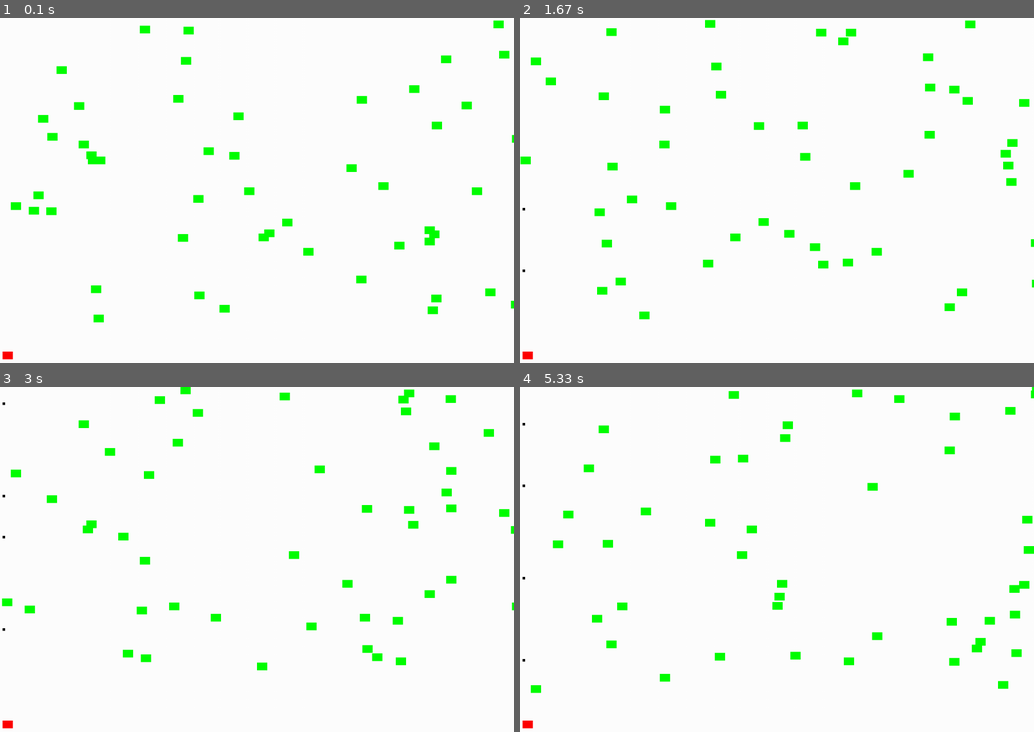
Above: before the commit, frames 1-4 (two rows, left to right).
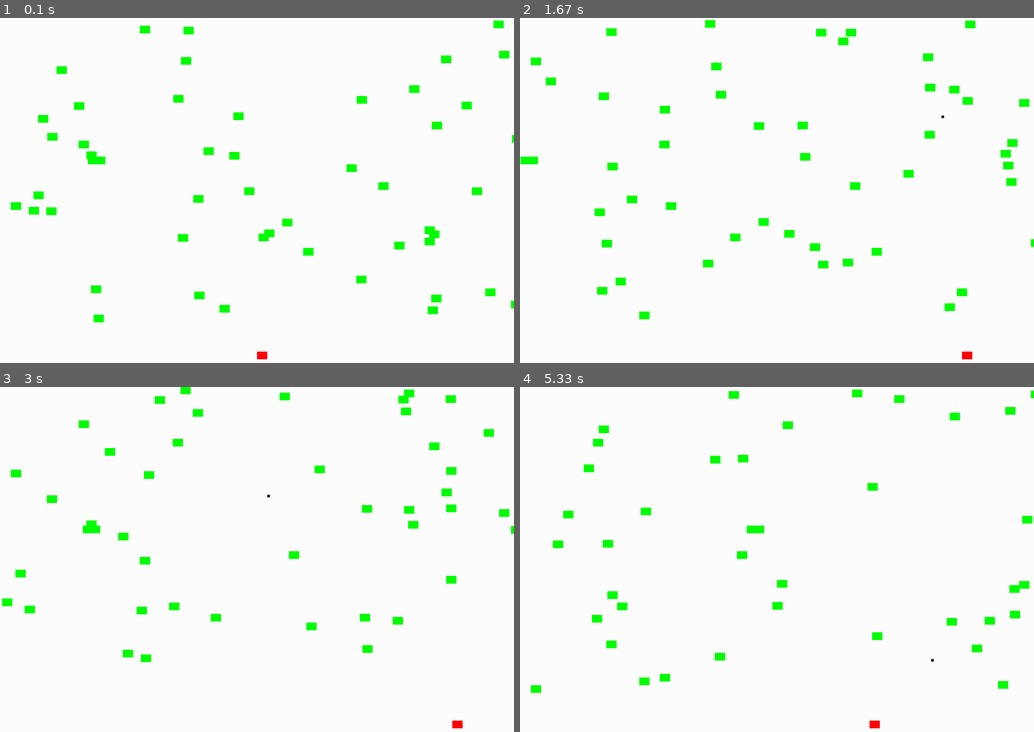
Above: after the commit, the same moments.

Repository: ZafarK638/zafark-python-classwork
Game: pygame game, started from programming/pygame practice/sprites/my_first_oop_game.py
Same seed, same stepped clock (60 frames per second), same inputs: the game is played once before the commit and once after it.
Inputs:
- Up to frame 1 (0.1 s): no input
- Up to frame 2 (1.67 s): hold Right 0.33-0.8 s; hold Right 0.83-1.3 s; tap Space at 0.9, 1.2, 1.4 s; hold Left from 1.33 s (still down)
- Up to frame 3 (3 s): tap Space at 1.7, 1.97, 2.27, 2.4, 2.7 s; release Left at 1.87 s; hold Left 1.9-2.3 s; hold Right 2.33-2.97 s
- Up to frame 4 (5.33 s): hold Left 3-3.47 s; tap Space at 3.07, 3.37, 3.57, 3.87, 4.07, 4.37, 4.57, 4.87, 5.13 s; hold Right 3.5-3.97 s; hold Right 4-4.47 s; hold Left 4.5-5.03 s; hold Left from 5.07 s (still down)

The runs differ from the first frame. In frame 1, 0.1% of the frame differs, in the area x 0-52%, y 96-100%; in frame 2, 0.2%; in frame 3, 0.4%; in frame 4, 0.8%, in the area x 0-100%, y 0-100%.

Commit message:
Update my_first_oop_game.py

Diff:
--- a/programming/pygame practice/sprites/my_first_oop_game.py
+++ b/programming/pygame practice/sprites/my_first_oop_game.py
@@ -1,5 +1,6 @@
 import pygame
 import random
+import math
 
 # Define some colors
 BLACK = (0, 0, 0)
@@ -8,7 +9,6 @@
 RED = (255, 0, 0)
 
 pygame.init()
-
 
 class Bullet(pygame.sprite.Sprite):
     def __init__(self,colour,width,height):
@@ -60,7 +60,7 @@
 
     def update(self):
         # Get the current mouse position.
-        pos = pygame.mouse.get_pos()
+        pos = width/2,height,2
 
         # Fetch the x and y out of the list,
         # Set the player object to the mouse location
@@ -75,6 +75,11 @@
 screen = pygame.display.set_mode(size)
 
 pygame.display.set_caption("OOP practise")
+
+pos = width/2
+playerSpeed = 10
+move_right = False
+move_left = False
 
 # Loop until the user clicks the close button.
 gameOver = False
@@ -128,6 +133,16 @@
                 bullet.rect.y = player.rect.y
                 all_sprites_list.add(bullet)
                 bullet_list.add(bullet)
+            if event.key == pygame.K_RIGHT:
+                move_right = True
+            if event.key == pygame.K_LEFT:
+                move_left = True
+
+        if event.type == pygame.KEYUP:
+            if event.key == pygame.K_RIGHT:
+                move_right = False
+            if event.key == pygame.K_LEFT:
+                move_left = False
 
     # Calculate mechanics for each bullet
     for bullet in bullet_list:
@@ -154,18 +169,21 @@
 
     # --- Game logic should go here
 
+    if move_right:
+        pos += playerSpeed
+
+    if move_left:
+        pos -= playerSpeed
+
     # --- Screen-clearing code goes here
 
     screen.fill(WHITE)
 
     # --- Drawing code should go here
-
-    # Get the current mouse position.
-    pos = pygame.mouse.get_pos()
 
     # Fetch the x and y out of the list,
     # Set the player object to the mouse location
-    player.rect.x = pos[0]
+    player.rect.x = pos
     player.rect.y = height-50
 
     blocks_hit_list = pygame.sprite.spritecollide(player, block_list, True)
